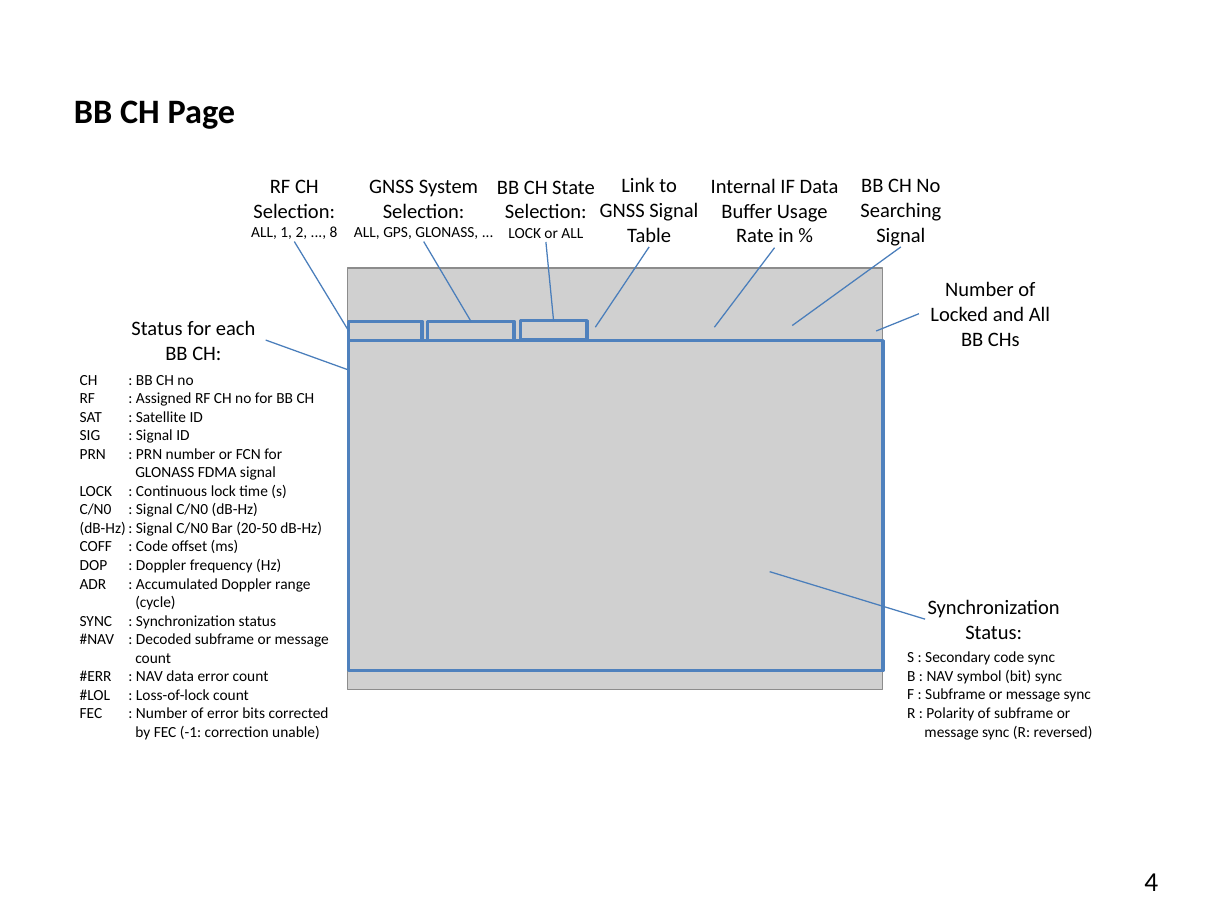
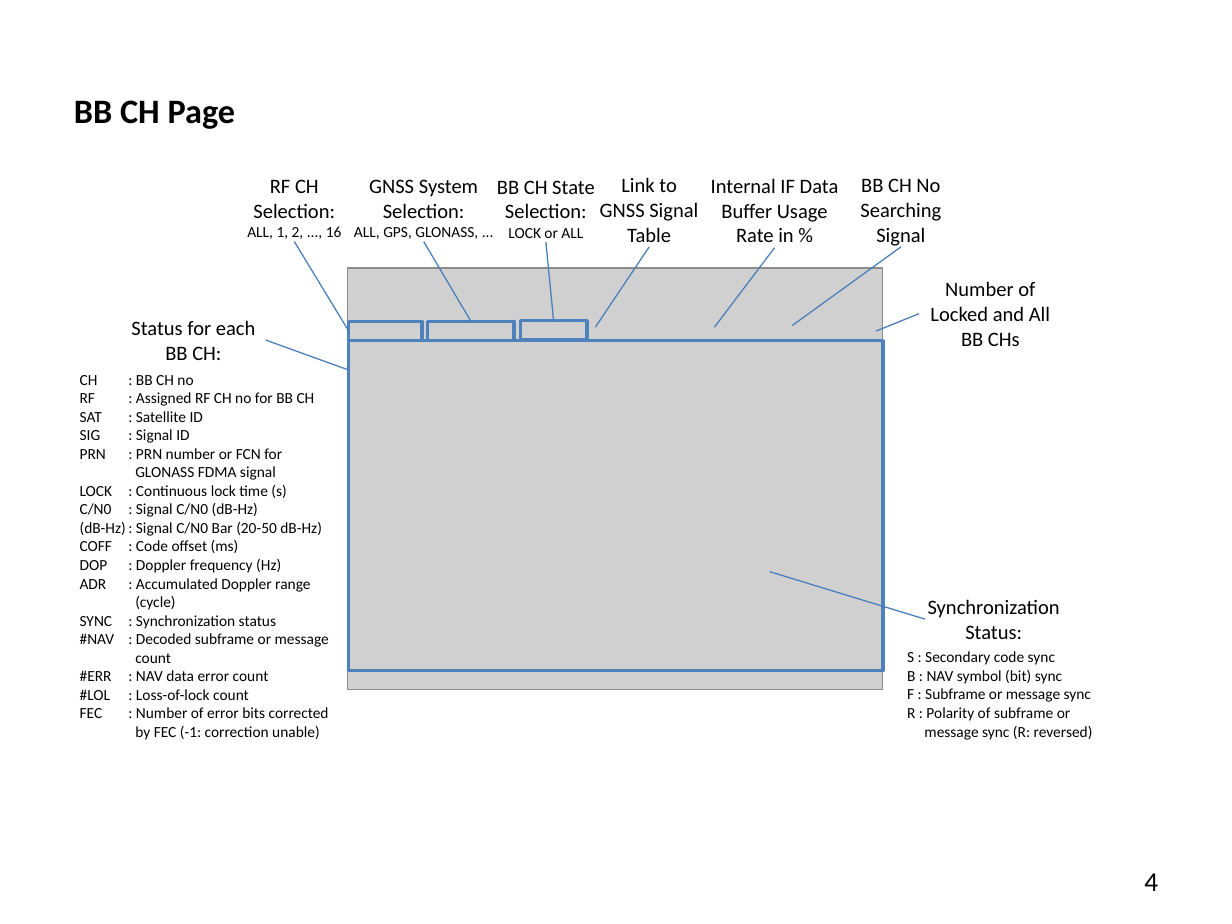
Before and after one commit to tomojitakasu/PocketSDR, a slide deck: slide 4 of doc/pocket_sdr_help.pptx. Drawn at 1232x924 pixels with LibreOffice and Linux fonts; fonts in the diff are those of the drawing; grey boxes stand for pictures. Boxes give left, top, right and bottom in pixels: in the first picture for what was removed or moved away, otherwise in the second. Text is boxed around its words. In the diff, an @@ line names an element or a change of style, - is before the commit and + after.

```diff
--- a/doc/pocket_sdr_help.pptx
+++ b/doc/pocket_sdr_help.pptx
@@ text at (x1=247, y1=226, x2=342, y2=242): text changed @@
-ALL, 1, 2, ..., 8
+ALL, 1, 2, ..., 16
```
Also in this commit, not shown: 8 other slides changed, 4 other files.
